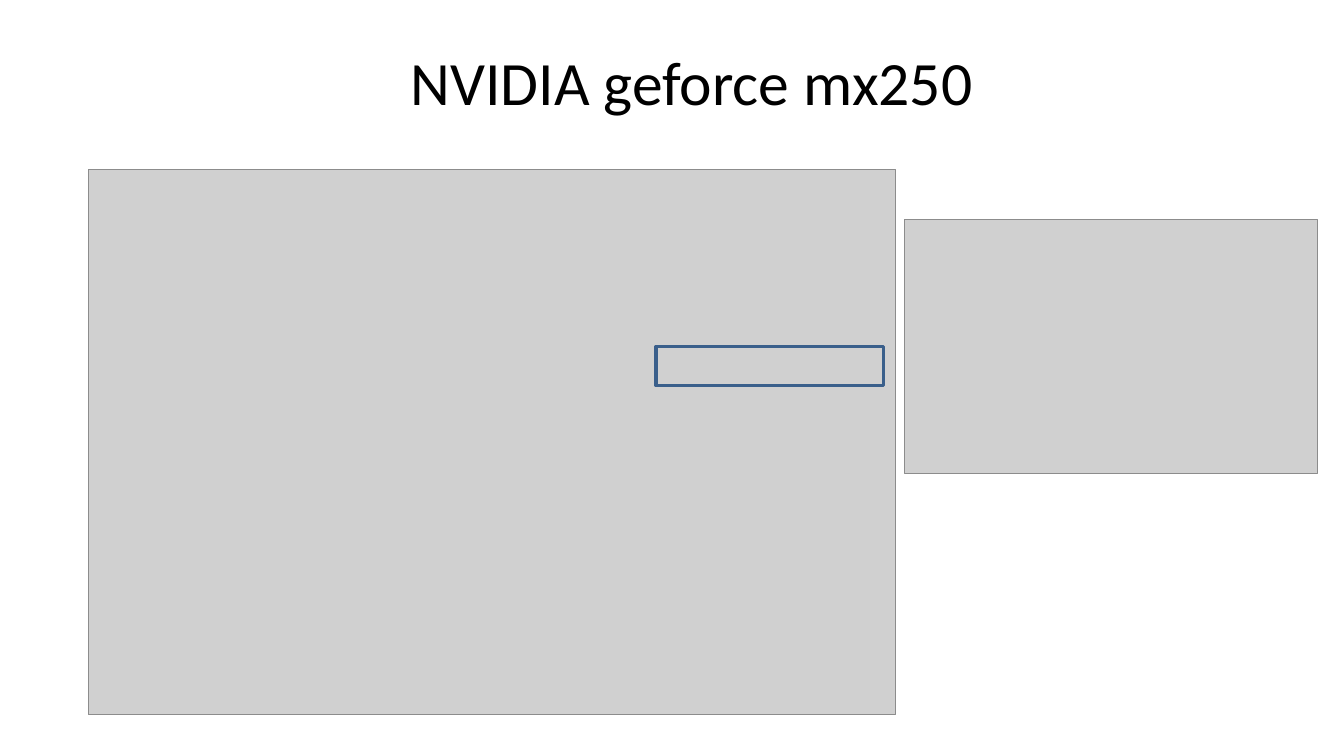
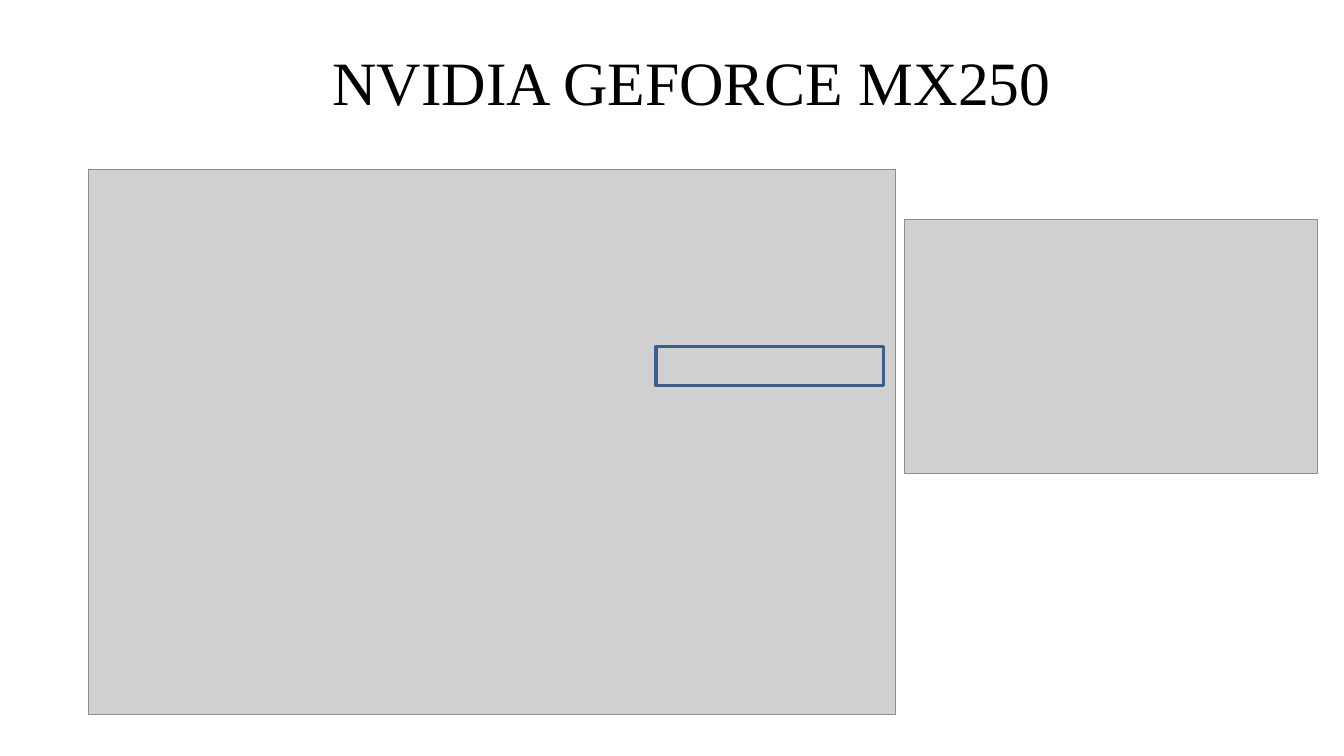
Before and after one commit to LitvinovVN/CudaLearning, a slide deck: slide 5 of _09_PtmConvTest/ptm conveyor.pptx. Drawn at 1344x756 pixels with LibreOffice and Linux fonts; fonts in the diff are those of the drawing; grey boxes stand for pictures. Boxes give left, top, right and bottom in pixels: in the first picture for what was removed or moved away, otherwise in the second. Text is boxed around its words. In the diff, an @@ line names an element or a change of style, - is before the commit and + after.

```diff
--- a/_09_PtmConvTest/ptm conveyor.pptx
+++ b/_09_PtmConvTest/ptm conveyor.pptx
@@ title at (332, 64, 1051, 106): text changed; font Calibri to Times New Roman @@
-NVIDIA geforce mx250
+NVIDIA GEFORCE MX250
```
Also in this commit, not shown: 5 other slides changed, 2 slides added, 3 other files.
